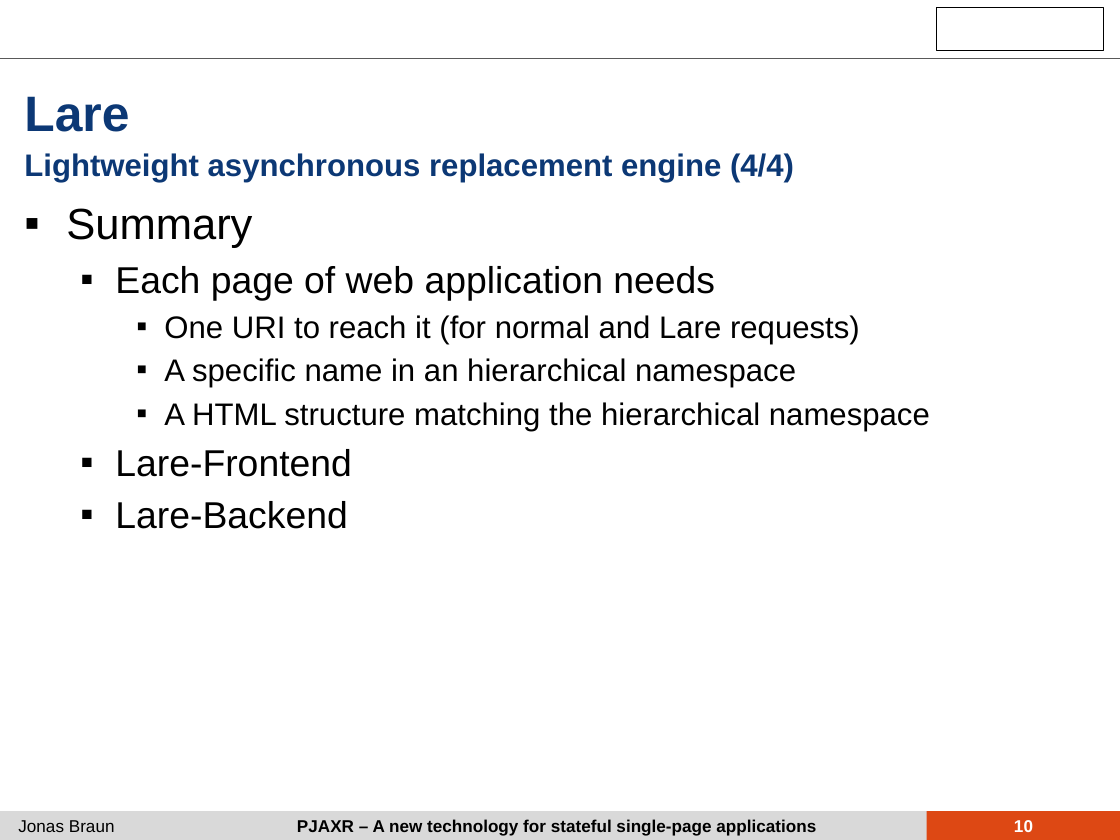
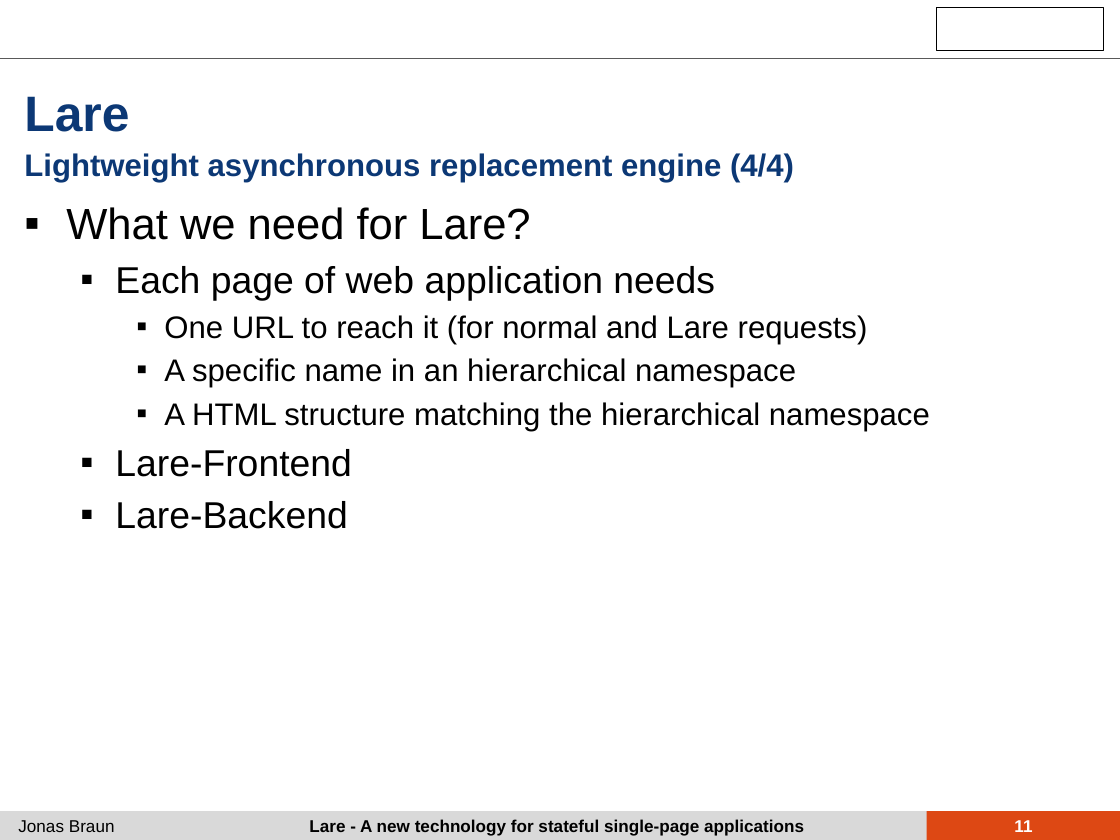
Before and after one commit to iekadou/bachelor-thesis, a slide deck: slide 11 of colloquium/colloquium.pptx (slide 10 before the commit). Drawn at 1120x840 pixels with LibreOffice and Linux fonts; fonts in the diff are those of the drawing; background and template pictures are left out. Boxes give left, top, right and bottom in pixels: in the first picture for what was removed or moved away, otherwise in the second. Text is boxed around its words. In the diff, an @@ line names an element or a change of style, - is before the commit and + after.

```diff
--- a/colloquium/colloquium.pptx
+++ b/colloquium/colloquium.pptx
@@ text at bbox=[66, 207, 530, 240]: text changed @@
-▪ Summary
+▪ What we need for Lare?
@@ text at bbox=[164, 315, 868, 344]: text changed @@
-    ▪ One URI to reach it (for normal and Lare requests)
+    ▪ One URL to reach it (for normal and Lare requests)
@@ text at bbox=[309, 819, 804, 836]: text changed @@
-PJAXR – A new technology for stateful single-page applications
+Lare - A new technology for stateful single-page applications
@@ page number at bbox=[1014, 820, 1032, 832]: text changed @@
-10
+11
```
Also in this commit, not shown: 21 other slides changed, 3 slides added, 1 slide removed, 1 other file.
